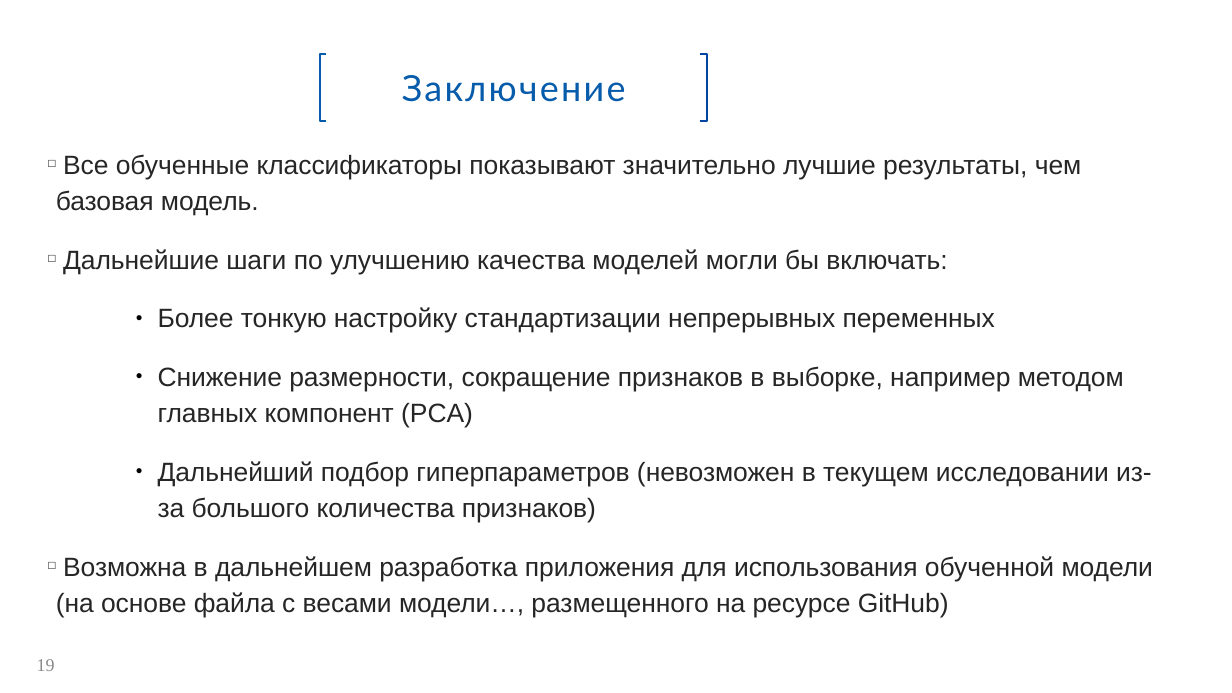
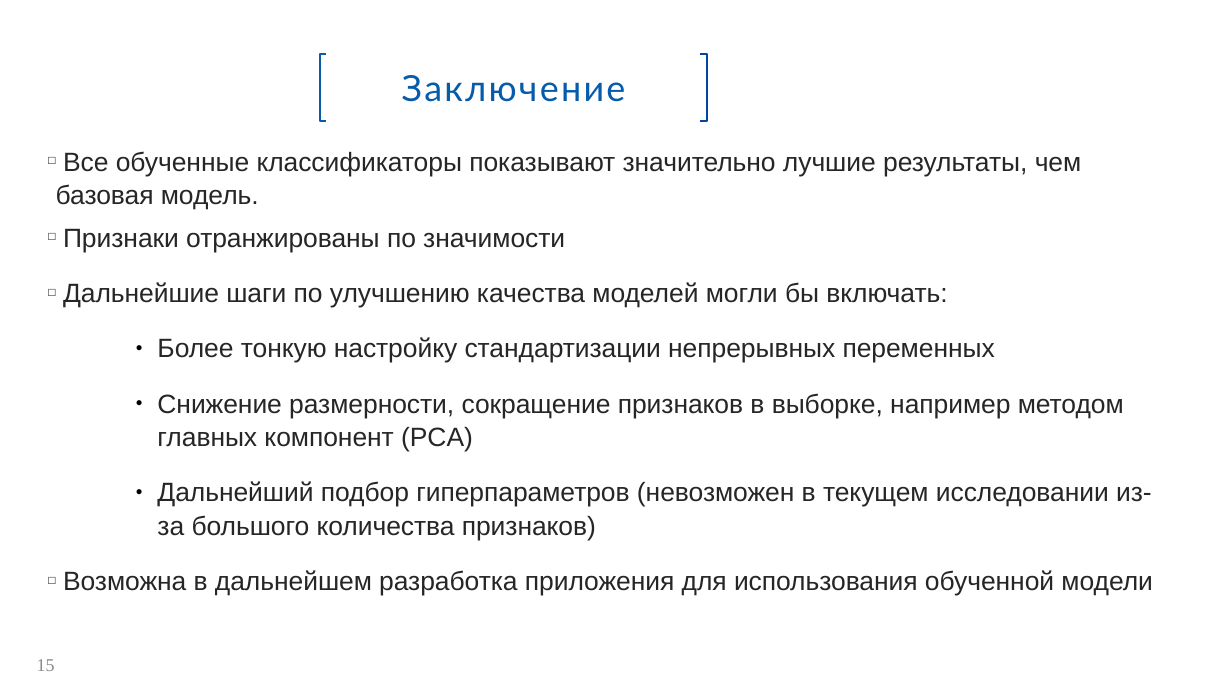
Before and after one commit to Spring-31/HC_default_risk, a slide deck: slide 15 of Прогнозирование вероятности дефолта.pptx (slide 19 before the commit). Drawn at 1232x693 pixels with LibreOffice and Linux fonts; fonts in the diff are those of the drawing; background and template pictures are left out. Boxes give left, top, right and bottom in pixels: in the first picture for what was removed or moved away, otherwise in the second. Text is boxed around its words. In the diff, an @@ line names an element or a change of style, - is before the commit and + after.

```diff
--- a/Прогнозирование вероятности дефолта.pptx
+++ b/Прогнозирование вероятности дефолта.pptx
@@ text at [56,151,1152,540]: line spacing 1.15 to 1.05 @@
@@ text at [63,228,565,252]: paragraph added @@
+□ Признаки отранжированы по значимости
@@ text at [63,570,1152,596]: text changed @@
-□ Возможна в дальнейшем разработка приложения для использования обученной модели (на основе файла с весами модели…, размещенного на ресурсе GitHub)
+□ Возможна в дальнейшем разработка приложения для использования обученной модели
@@ page number at [37,659,55,671]: text changed @@
-19
+15
```
Also in this commit, not shown: 3 other slides changed, 1 slide added, 5 slides removed, 5 other files.
